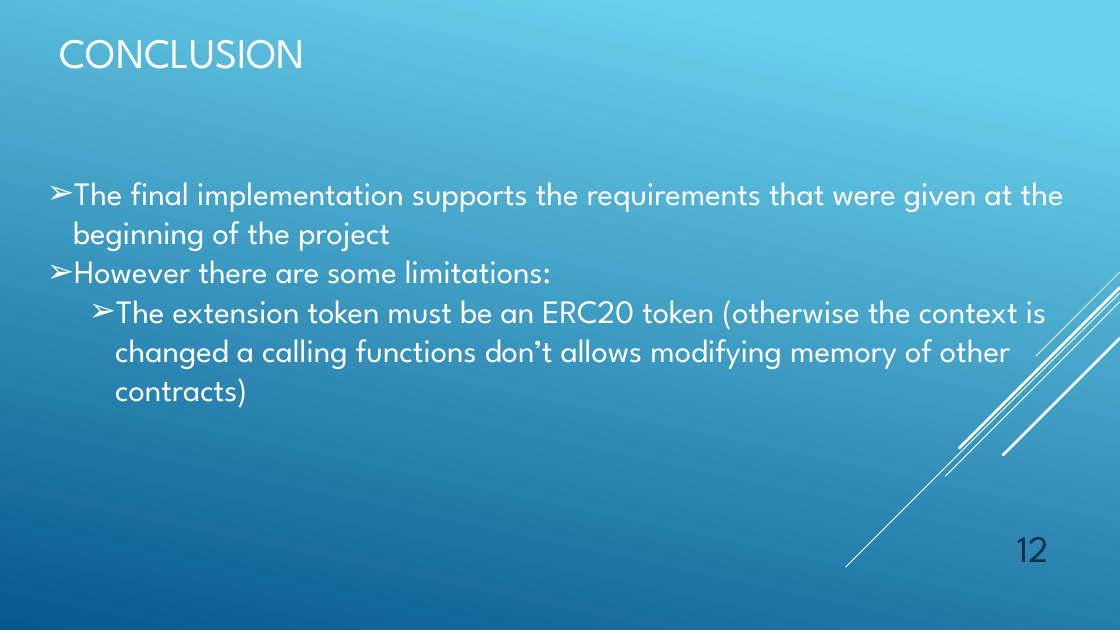
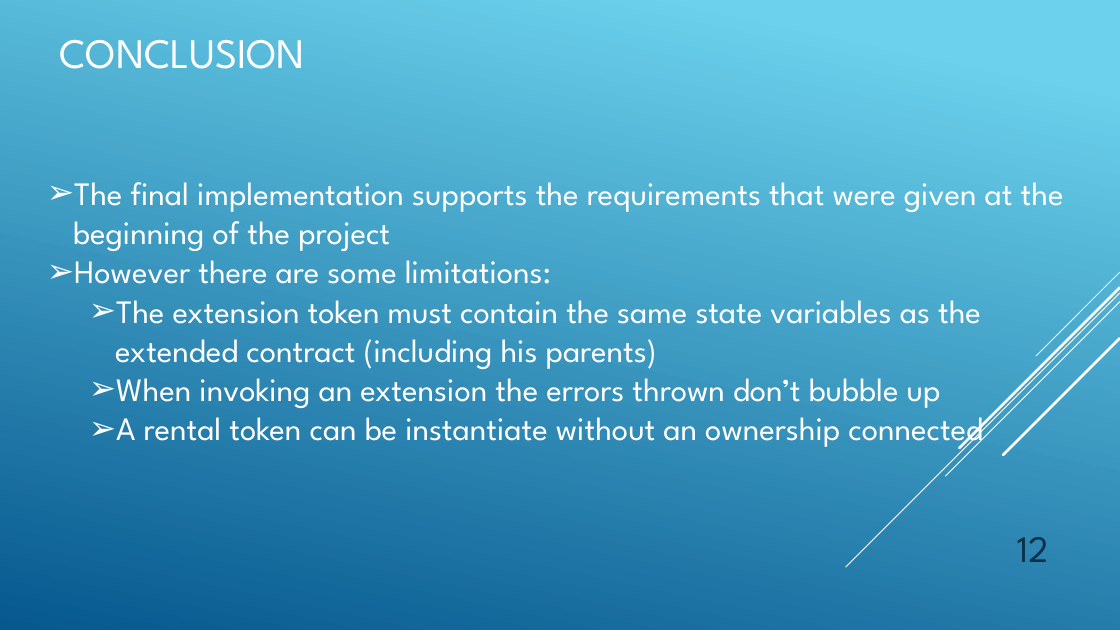
Before and after one commit to davyvad/Modeling-tokens-on-Blockchain, a slide deck: slide 12 of Final Presentation.pptx. Drawn at 1120x630 pixels with LibreOffice and Linux fonts; fonts in the diff are those of the drawing. Boxes give left, top, right and bottom in pixels: in the first picture for what was removed or moved away, otherwise in the second. Text is boxed around its words. In the diff, an @@ line names an element or a change of style, - is before the commit and + after.

```diff
--- a/Final Presentation.pptx
+++ b/Final Presentation.pptx
@@ text at (x1=115, y1=300, x2=983, y2=451): text changed @@
-  ➢ The extension token must be an ERC20 token (otherwise the context is changed a calling functions don’t allows modifying memory of other contracts)
+  ➢ The extension token must contain the same state variables as the extended contract (including his parents)
+  ➢ When invoking an extension the errors thrown don’t bubble up
+  ➢ A rental token can be instantiate without an ownership connected
```
Also in this commit, not shown: 2 other slides changed.
